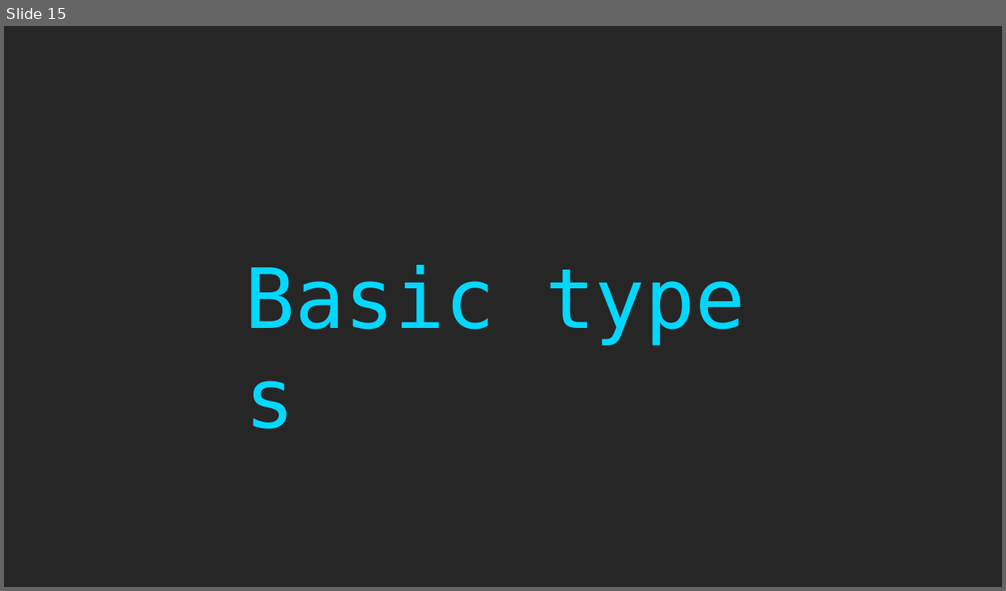
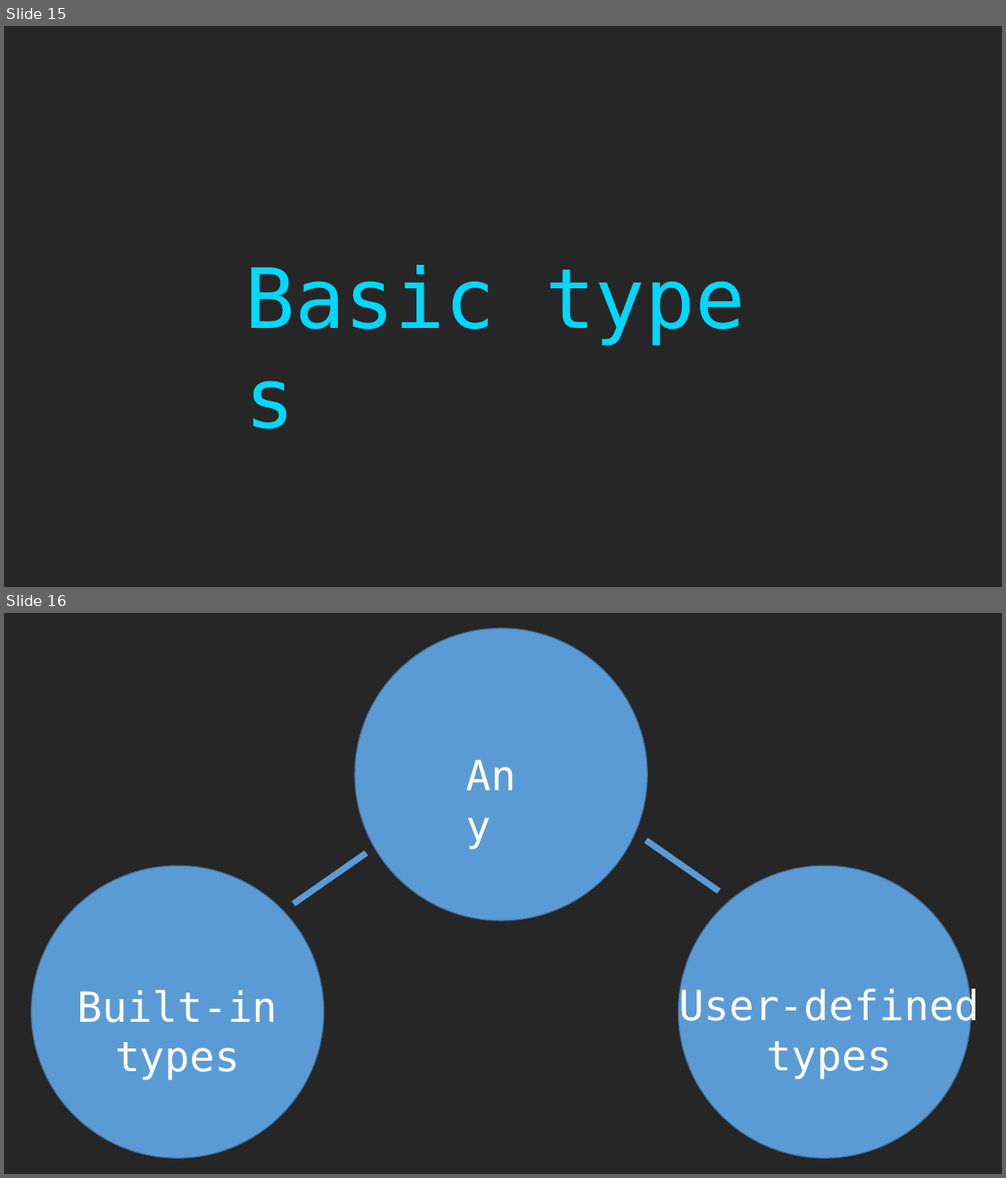
Before and after one commit to rkhaimov/ts-course, a slide deck: Course.pptx. Shown one above the other, each under a label of ours: slide 15 before the commit, slides 15 and 16 after it. The pictures are 1006x591 and 1006x1178 pixels, drawn with LibreOffice and Linux fonts; fonts in the diff are those of the drawing. Boxes give left, top, right and bottom in pixels: in the first picture for what was removed or moved away, otherwise in the second. Text is boxed around its words. In the diff, an @@ line names an element or a change of style, - is before the commit and + after.

```diff
--- a/Course.pptx
+++ b/Course.pptx
@@ slide 16 added at <box>4,613,1002,1174</box>, background #262626 @@
@@ ellipse added at <box>355,628,648,921</box>, fill #5B9BD5, outline #43739E 1 pt @@
@@ text added at <box>459,746,543,803</box>, 40 pt, text #FFFFFF @@
+Any
@@ line added from (294, 905) to (366, 854), #5B9BD5 6 pt @@
@@ line added from (719, 892) to (646, 841), #5B9BD5 6 pt @@
@@ ellipse added at <box>32,866,325,1159</box>, fill #5B9BD5, outline #43739E 1 pt @@
@@ ellipse added at <box>679,866,971,1159</box>, fill #5B9BD5, outline #43739E 1 pt @@
@@ text added at <box>78,990,278,1080</box>, 40 pt, text #FFFFFF @@
+Built-in
+types
@@ text added at <box>679,987,979,1080</box>, 40 pt, text #FFFFFF @@
+User-defined
+types
```
Also in this commit, not shown: 1 slide changed, 43 other slides added.
